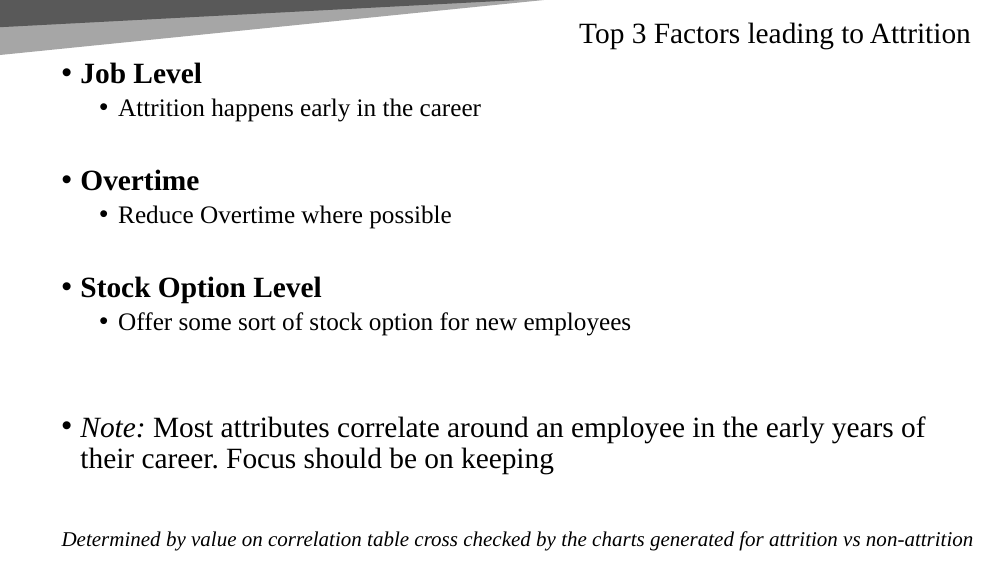
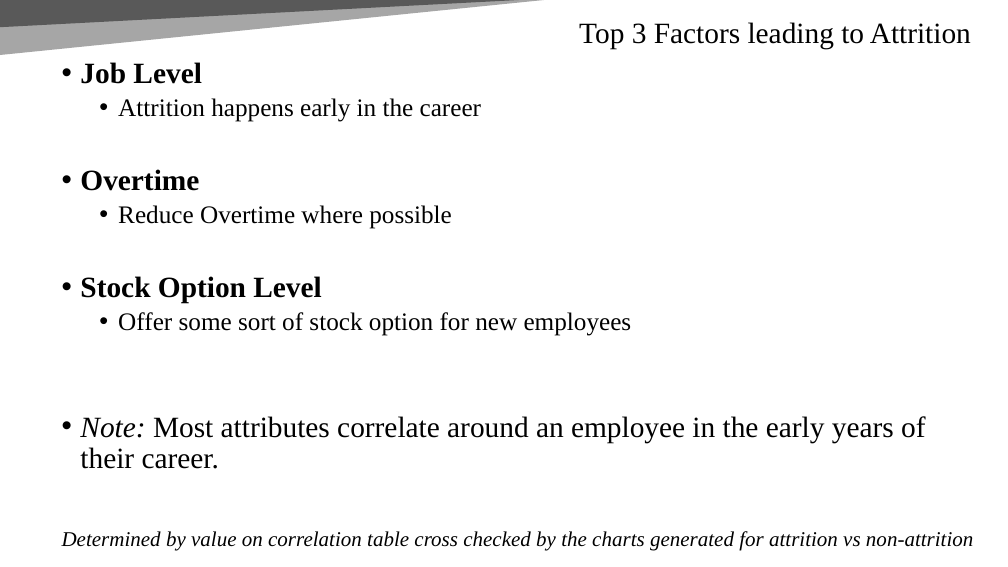
Before and after one commit to Abillelatus/CaseStudy2DDS, a slide deck: slide 12 of CaseStudy2DDS.pptx (slide 8 before the commit). Drawn at 1008x567 pixels with LibreOffice and Linux fonts; fonts in the diff are those of the drawing. Boxes give left, top, right and bottom in pixels: in the first picture for what was removed or moved away, otherwise in the second. Text is boxed around its words. In the diff, an @@ line names an element or a change of style, - is before the commit and + after.

Commit message:
Presentation

```diff
--- a/CaseStudy2DDS.pptx
+++ b/CaseStudy2DDS.pptx
@@ text at [80,416,925,469]: text changed @@
-• Note: Most attributes correlate around an employee in the early years of their career. Focus should be on keeping
+• Note: Most attributes correlate around an employee in the early years of their career.
```
Also in this commit, not shown: 8 slides added.
